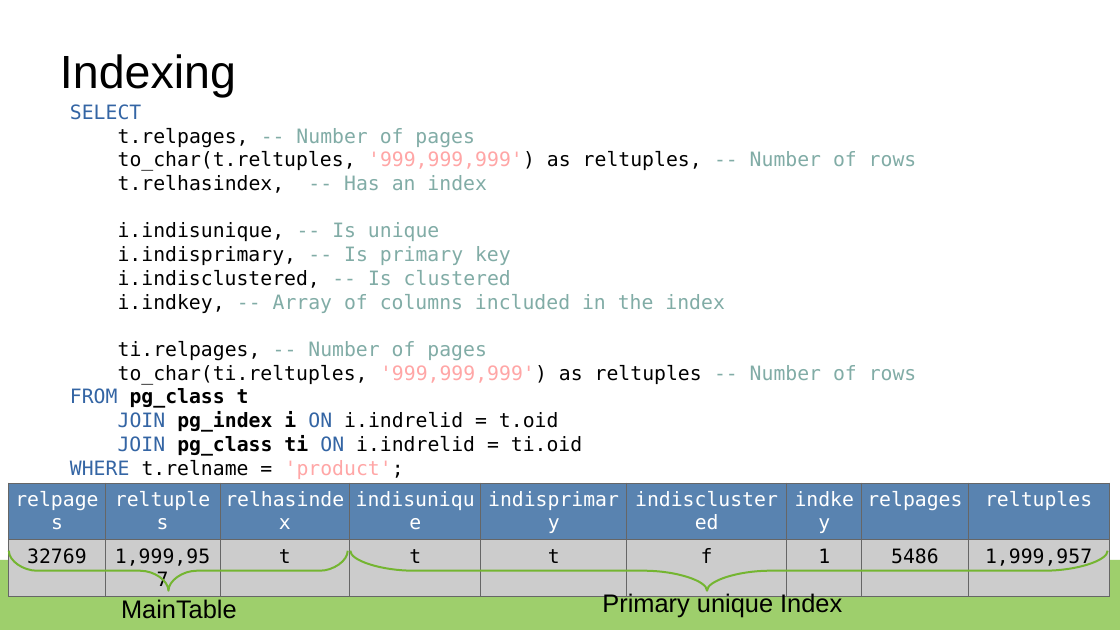
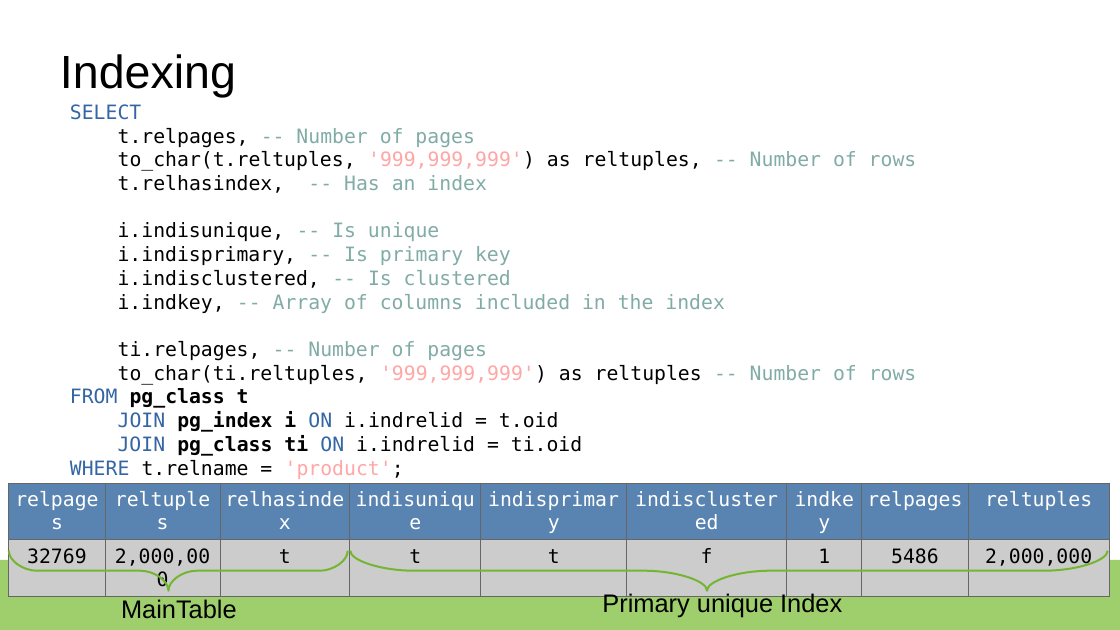
Before and after one commit to rsibanez89/postgres-indexing, a slide deck: slide 14 of Presentation.odp (slide 11 before the commit). Drawn at 1120x630 pixels with LibreOffice and Linux fonts; fonts in the diff are those of the drawing. Boxes give left, top, right and bottom in pixels: in the first picture for what was removed or moved away, otherwise in the second. Text is boxed around its words. In the diff, an @@ line names an element or a change of style, - is before the commit and + after.

```diff
--- a/Presentation.odp
+++ b/Presentation.odp
@@ table at bbox=[9, 483, 1111, 572] @@
-row 2, column 2: 1,999,957
+row 2, column 2: 2,000,000
-row 2, column 9: 1,999,957
+row 2, column 9: 2,000,000
```
Also in this commit, not shown: 12 other slides changed, 5 slides added.
